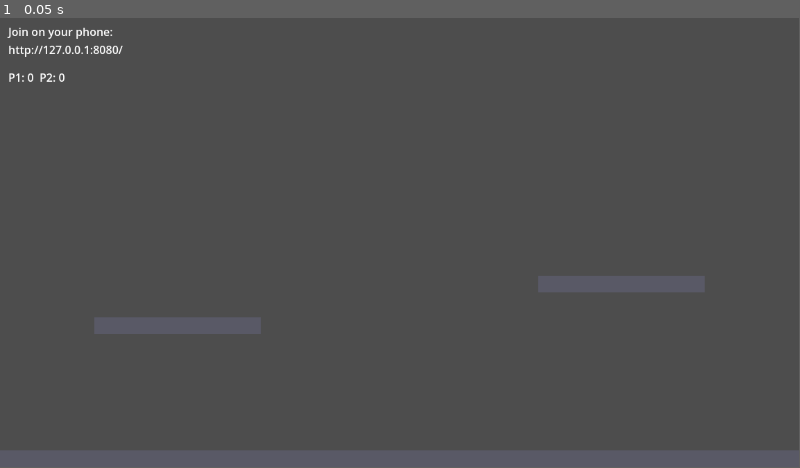
Above: before the commit, frame 1.
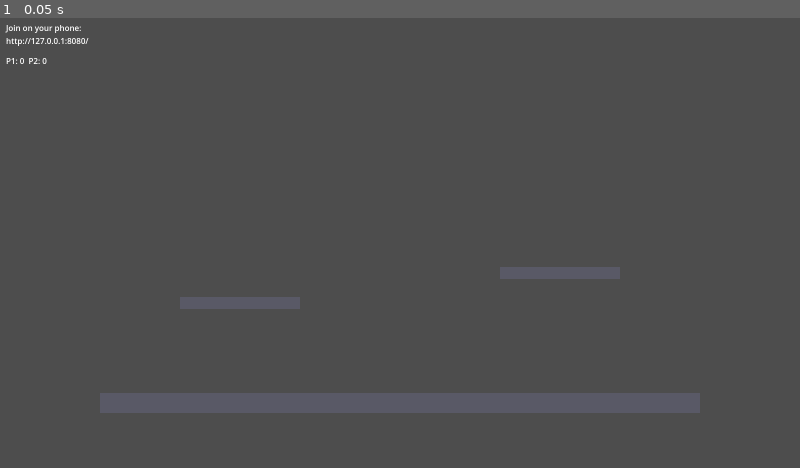
Above: after the commit, the same moment.

Repository: tkneeland/pickfight
Game: Godot game, scene res://scenes/Main.tscn
Same seed, same stepped clock (60 frames per second), same inputs: the game is played once before the commit and once after it.
Inputs:
- Up to frame 1 (0.05 s): no input
In our replay, the window is 799x449 before the commit and 800x450 after it. These sizes can differ from the game's own. Grey fills any space a smaller window leaves; there, only what the larger window draws over its background counts as a difference.

The runs differ from the first frame. In frame 1, 9.5% of the frame differs, in the area x 0-100%, y 1-100%.

Commit message:
Enlarge the game window and add a join QR code
Sets an explicit 1600x900 viewport (project.godot had no [display]
section, so it was running at Godot's 1152x648 default) and renders a
QR code of the first LAN join URL next to the existing text label, so
a phone can scan instead of typing it.

QR generation shells out to `qrencode` (installed via Homebrew) rather
than reimplementing the QR spec in GDScript, where a subtly wrong
module-placement or masking bug would produce a code that looks right
but doesn't scan -- and there's no GDScript QR library in this project
to lean on instead. Missing `qrencode` degrades gracefully: a warning
is logged and the text URL (already shown) still works.

Diff:
--- a/project.godot
+++ b/project.godot
@@ -14,6 +14,11 @@
 run/main_scene="res://scenes/Main.tscn"
 config/features=PackedStringArray("4.6", "GL Compatibility")
 
+[display]
+
+window/size/viewport_width=1600
+window/size/viewport_height=900
+
 [rendering]
 
 renderer/rendering_method="gl_compatibility"
--- a/scenes/Main.tscn
+++ b/scenes/Main.tscn
@@ -49,10 +49,23 @@
 offset_bottom = 110.0
 text = "P1: 0  P2: 0"
 
+[node name="JoinQrCode" type="TextureRect" parent="UI"]
+anchor_left = 1.0
+anchor_right = 1.0
+offset_left = -196.0
+offset_top = 8.0
+offset_right = -12.0
+offset_bottom = 192.0
+texture_filter = 1
+expand_mode = 1
+stretch_mode = 5
+visible = false
+
 [node name="ControllerServer" type="Node" parent="."]
 script = ExtResource("3")
 player_paths = [NodePath("../Player1"), NodePath("../Player2")]
 join_label_path = NodePath("../UI/JoinLabel")
+qr_texture_path = NodePath("../UI/JoinQrCode")
 
 [node name="RoundManager" type="Node" parent="."]
 script = ExtResource("4")
--- a/scripts/ControllerServer.gd
+++ b/scripts/ControllerServer.gd
@@ -49,6 +49,7 @@
 @export var ws_port: int = 8081
 @export var player_paths: Array[NodePath] = []
 @export var join_label_path: NodePath
+@export var qr_texture_path: NodePath
 ## No well-formed packet for this long and the bound controller is considered
 ## gone. Sized above a few dropped frames but well below "a player noticed".
 @export var controller_timeout_sec: float = 2.0
@@ -144,6 +145,16 @@
 	if label != null:
 		label.text = "Join on your phone:\n" + ("\n".join(urls) if not urls.is_empty() else "http://127.0.0.1:%d/" % http_port)
 
+	var qr_rect: TextureRect = get_node_or_null(qr_texture_path) as TextureRect
+	if qr_rect != null:
+		if urls.is_empty():
+			qr_rect.visible = false
+		else:
+			var qr_texture: ImageTexture = _generate_qr_texture(urls[0])
+			qr_rect.visible = qr_texture != null
+			if qr_texture != null:
+				qr_rect.texture = qr_texture
+
 func _process(_delta: float) -> void:
 	_process_http()
 	_process_websocket()
@@ -185,6 +196,25 @@
 			continue # loopback
 		urls.append("http://%s:%d/" % [addr, http_port])
 	return urls
+
+## Shells out to `qrencode` rather than generating QR modules in GDScript:
+## the ISO 18004 module-placement/masking rules are easy to get subtly wrong
+## in a way that still looks like a QR code but does not scan, and this
+## engine's install has no QR library. `null` on any failure (tool missing,
+## nonzero exit, unreadable output) -- the join label's text URL already
+## covers that case, so a phone can still join by typing it.
+func _generate_qr_texture(text: String) -> ImageTexture:
+	var out_path: String = OS.get_user_data_dir() + "/join_qr.png"
+	var output: Array = []
+	var exit_code: int = OS.execute("qrencode", ["-o", out_path, "-s", "8", "-m", "2", text], output, true)
+	if exit_code != 0:
+		push_warning("ControllerServer: qrencode unavailable or failed (exit %d) -- install with `brew install qrencode` to show a join QR code" % exit_code)
+		return null
+	var image: Image = Image.new()
+	if image.load(out_path) != OK:
+		push_warning("ControllerServer: failed to load generated QR image at %s" % out_path)
+		return null
+	return ImageTexture.create_from_image(image)
 
 func _process_http() -> void:
 	var now: int = Time.get_ticks_msec()
